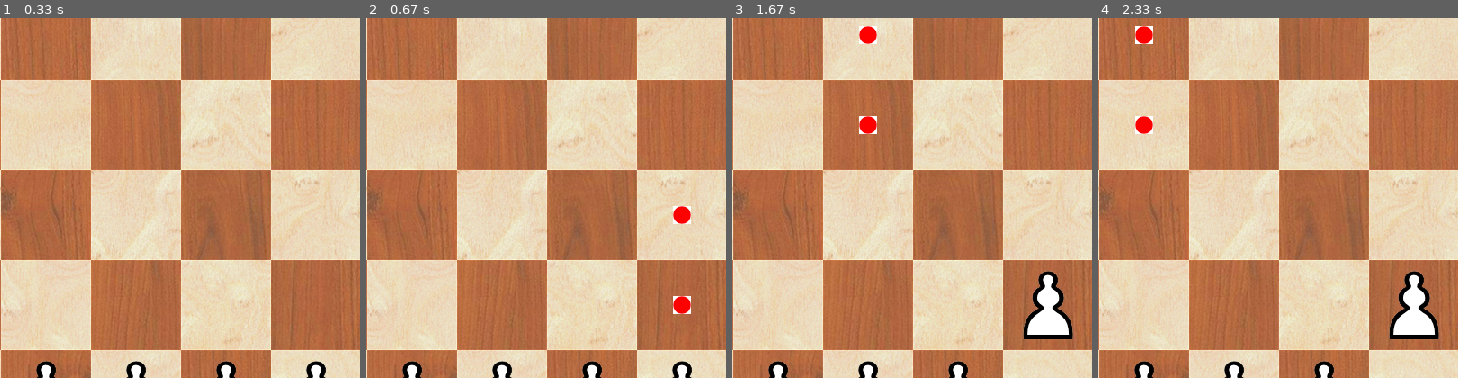
Above: before the commit, frames 1-4 (left to right).
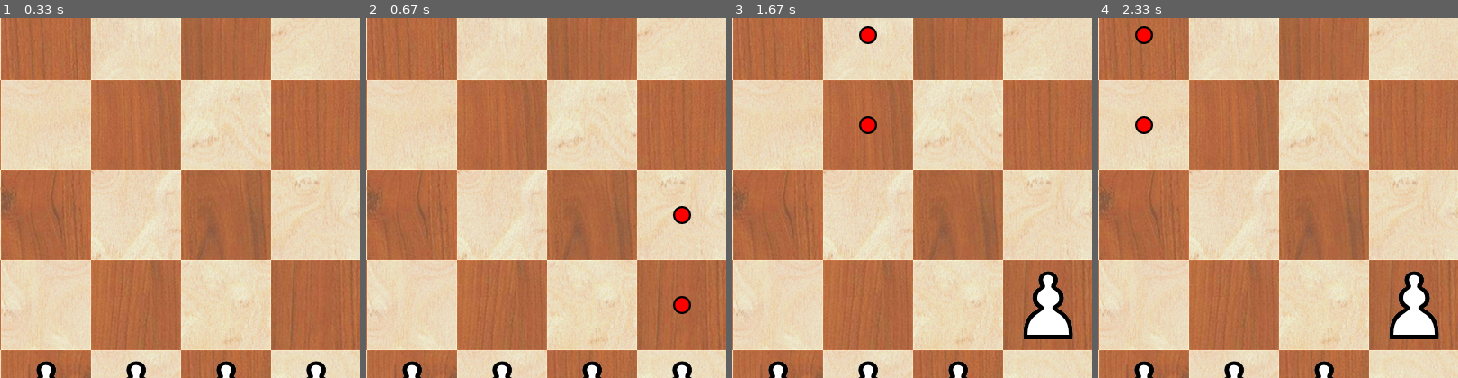
Above: after the commit, the same moments.

Repository: ravi-n4s/chess-pygame
Game: pygame game, started from main.py
Two runs of this game, one before a commit and one after it. Both use one fixed random seed, a clock stepped at 60 frames per second and the inputs below.
Inputs (mouse positions are % of the whole screen's width and height, from its top left):
- Up to frame 1 (0.33 s): no input
- Up to frame 2 (0.67 s): press the mouse at (81, 6) at 0.37 s; move the mouse to (67, 43) at 0.47 s; release the mouse at (53, 80) at 0.6 s
- Up to frame 3 (1.67 s): press the mouse at (44, 6) at 0.7 s; move the mouse to (51, 39) at 0.8 s; release the mouse at (58, 71) at 0.93 s; click (6, 6) at 1.05 s; click (34, 17) at 1.38 s
- Up to frame 4 (2.33 s): press the mouse at (6, 6) at 1.7 s; move the mouse to (39, 19) at 1.8 s; release the mouse at (71, 32) at 1.93 s; press the mouse at (6, 6) at 2.03 s; move the mouse to (13, 11) at 2.13 s; release the mouse at (20, 17) at 2.27 s
The pictures show only the part of the screen within x 12-62%, y 29-79%; the shares and areas given below are measured in that part.

Frame 1 is identical in both runs. In frame 2, 0.3% of the frame differs, in the area x 85-91%, y 52-83%; in frame 3, 0.3%; in frame 4, 0.3%.

Commit message:
added elephant logic, updates init_pos code

Diff:
--- a/Camel.py
+++ b/Camel.py
@@ -2,7 +2,7 @@
 
 
 class Camel(pygame.sprite.Sprite):
-    def __init__(self, color, size, init_pos=None):
+    def __init__(self, color, size, init_pos):
         super(Camel, self).__init__()
         self.color = color
         self.size = size
@@ -11,8 +11,7 @@
         img = pygame.transform.scale(img, (size, size))
         self.surf.blit(img, (0, 0))
         self.rect = self.surf.get_rect()
-        if (init_pos is not None):
-            self.rect.x, self.rect.y = init_pos
+        self.move_to(init_pos)
 
     def get_pos(self):
         return (self.rect.y//self.size, self.rect.x//self.size)
--- a/Elephant.py
+++ b/Elephant.py
@@ -2,7 +2,7 @@
 
 
 class Elephant(pygame.sprite.Sprite):
-    def __init__(self, color, size, init_pos=None):
+    def __init__(self, color, size, init_pos):
         super(Elephant, self).__init__()
         self.color = color
         self.size = size
@@ -11,8 +11,7 @@
         img = pygame.transform.scale(img, (size, size))
         self.surf.blit(img, (0, 0))
         self.rect = self.surf.get_rect()
-        if (init_pos is not None):
-            self.rect.x, self.rect.y = init_pos
+        self.move_to(init_pos)
 
     def get_pos(self):
         return (self.rect.y//self.size, self.rect.x//self.size)
@@ -22,4 +21,38 @@
 
     def get_possible_moves(self, board):
         x, y = self.get_pos()
-        return []
+        moves = []
+        for row in range(x+1, 8):  # down
+            print(row)
+            if board[row][y] == 0:
+                moves.append((row, y))
+            elif board[row][y].color != self.color:
+                moves.append((row, y))
+                break
+            else:
+                break
+        for row in range(x-1, -1, -1):  # up
+            if board[row][y] == 0:
+                moves.append((row, y))
+            elif board[row][y].color != self.color:
+                moves.append((row, y))
+                break
+            else:
+                break
+        for col in range(y-1, -1, -1):  # left
+            if board[x][col] == 0:
+                moves.append((x, col))
+            elif board[x][col].color != self.color:
+                moves.append((x, col))
+                break
+            else:
+                break
+        for col in range(y+1, 8):  # left
+            if board[x][col] == 0:
+                moves.append((x, col))
+            elif board[x][col].color != self.color:
+                moves.append((x, col))
+                break
+            else:
+                break
+        return moves
--- a/Horse.py
+++ b/Horse.py
@@ -2,7 +2,7 @@
 
 
 class Horse(pygame.sprite.Sprite):
-    def __init__(self, color, size, init_pos=None):
+    def __init__(self, color, size, init_pos):
         super(Horse, self).__init__()
         self.color = color
         self.size = size
@@ -11,8 +11,7 @@
         img = pygame.transform.scale(img, (size, size))
         self.surf.blit(img, (0, 0))
         self.rect = self.surf.get_rect()
-        if (init_pos is not None):
-            self.rect.x, self.rect.y = init_pos
+        self.move_to(init_pos)
 
     def get_pos(self):
         return (self.rect.y//self.size, self.rect.x//self.size)
--- a/Move.py
+++ b/Move.py
@@ -1,7 +1,7 @@
 import pygame
 
 class Move(pygame.sprite.Sprite):
-    def __init__(self, size, init_pos=None):
+    def __init__(self, size, init_pos):
         super(Move, self).__init__()
         self.size = size
         self.surf = pygame.Surface((size,size), pygame.SRCALPHA)
@@ -9,8 +9,7 @@
         img = pygame.transform.scale(img, (size, size))
         self.surf.blit(img, (0, 0))
         self.rect = self.surf.get_rect()
-        if (init_pos is not None):
-            self.rect.x, self.rect.y = init_pos
+        self.rect.x, self.rect.y = init_pos[1]*self.size, init_pos[0]*self.size
 
     def get_pos(self):
         return (self.rect.y//self.size, self.rect.x//self.size)
--- a/Soldier.py
+++ b/Soldier.py
@@ -7,12 +7,12 @@
         super(Soldier, self).__init__()
         self.color = color
         self.size = size
-        self.surf = pygame.Surface((100, 100), pygame.SRCALPHA)
+        self.surf = pygame.Surface((size, size), pygame.SRCALPHA)
         img = pygame.image.load(f"assets/{self.color}_soldier.png")
         img = pygame.transform.scale(img, (size, size))
         self.surf.blit(img, (0, 0))
         self.rect = self.surf.get_rect()
-        self.rect.x, self.rect.y = init_pos
+        self.move_to(init_pos)
 
     def get_pos(self):
         return (self.rect.y//self.size, self.rect.x//self.size)
@@ -41,5 +41,4 @@
                 moves.append((x-1, y-1))
             if y != 7 and board[x-1][y+1] != 0 and (board[x-1][y+1]).color != self.color:
                 moves.append((x-1, y+1))
-        print(moves)
         return moves
--- a/main.py
+++ b/main.py
@@ -7,8 +7,6 @@
 from Horse import Horse
 from Soldier import Soldier
 from Move import Move
-from tkinter import *
-from tkinter import messagebox
 
 
 pygame.init()
@@ -18,24 +16,24 @@
 screen = pygame.display.set_mode([SCREEN_SIZE, SCREEN_SIZE])
 running = True
 bg_img = pygame.transform.scale(pygame.image.load("assets/board.png"), (SCREEN_SIZE, SCREEN_SIZE))
-move_indicator = pygame.transform.scale(pygame.image.load("assets/move.png"), (ICON_SIZE, ICON_SIZE))
+move_indicator = pygame.transform.scale(pygame.image.load("assets/move.png"), (SCREEN_SIZE, SCREEN_SIZE))
 
 Board = [ #initialize board
-    [Elephant("black", ICON_SIZE, (0, 0)), Horse("black", ICON_SIZE, (ICON_SIZE, 0)), Camel("black", ICON_SIZE, (2*ICON_SIZE, 0)), Queen("black", ICON_SIZE),
-     King("black", ICON_SIZE), Camel("black", ICON_SIZE, (5*ICON_SIZE, 0)), Horse("black", ICON_SIZE, (6*ICON_SIZE, 0)), Elephant("black", ICON_SIZE, (7*ICON_SIZE, 0))],
-    [Soldier("black", ICON_SIZE, (0, ICON_SIZE)), Soldier("black", ICON_SIZE, (ICON_SIZE, ICON_SIZE)), Soldier("black", ICON_SIZE, (2*ICON_SIZE, ICON_SIZE)), Soldier("black", ICON_SIZE, (3*ICON_SIZE, ICON_SIZE)),
-     Soldier("black", ICON_SIZE, (4*ICON_SIZE, ICON_SIZE)), Soldier("black", ICON_SIZE, (5*ICON_SIZE, ICON_SIZE)), Soldier("black", ICON_SIZE, (6*ICON_SIZE, ICON_SIZE)), Soldier("black", ICON_SIZE, (7*ICON_SIZE, ICON_SIZE))],
+    [Elephant("black", ICON_SIZE, (0, 0)), Horse("black", ICON_SIZE, (0,1)), Camel("black", ICON_SIZE, (0,2)), Queen("black", ICON_SIZE),
+     King("black", ICON_SIZE), Camel("black", ICON_SIZE, (0,5)), Horse("black", ICON_SIZE, (0,6)), Elephant("black", ICON_SIZE, (0,7))],
+    [Soldier("black", ICON_SIZE, (1,0)), Soldier("black", ICON_SIZE, (1,1)), Soldier("black", ICON_SIZE, (1,2)), Soldier("black", ICON_SIZE, (1,3)),
+     Soldier("black", ICON_SIZE, (1,4)), Soldier("black", ICON_SIZE, (1,5)), Soldier("black", ICON_SIZE, (1,6)), Soldier("black", ICON_SIZE, (1,7))],
     [0, 0, 0, 0, 0, 0, 0, 0],
     [0, 0, 0, 0, 0, 0, 0, 0],
     [0, 0, 0, 0, 0, 0, 0, 0],
     [0, 0, 0, 0, 0, 0, 0, 0],
-    [Soldier("white", ICON_SIZE, (0, 6*ICON_SIZE)), Soldier("white", ICON_SIZE, (ICON_SIZE, 6*ICON_SIZE)), Soldier("white", ICON_SIZE, (2*ICON_SIZE, 6*ICON_SIZE)), Soldier("white", ICON_SIZE, (3*ICON_SIZE, 6*ICON_SIZE)),
-     Soldier("white", ICON_SIZE, (4*ICON_SIZE, 6*ICON_SIZE)), Soldier("white", ICON_SIZE, (5*ICON_SIZE, 6*ICON_SIZE)), Soldier("white", ICON_SIZE, (6*ICON_SIZE, 6*ICON_SIZE)), Soldier("white", ICON_SIZE, (7*ICON_SIZE, 6*ICON_SIZE))],
-    [Elephant("white", ICON_SIZE, (0, 7*ICON_SIZE)), Horse("white", ICON_SIZE, (ICON_SIZE, 7*ICON_SIZE)), Camel("white", ICON_SIZE, (2*ICON_SIZE, 7*ICON_SIZE)), Queen("white", ICON_SIZE),
-     King("white", ICON_SIZE), Camel("white", ICON_SIZE, (5*ICON_SIZE, 7*ICON_SIZE)), Horse("white", ICON_SIZE, (6*ICON_SIZE, 7*ICON_SIZE)), Elephant("white", ICON_SIZE, (7*ICON_SIZE, 7*ICON_SIZE))]
+    [Soldier("white", ICON_SIZE, (6, 0)), Soldier("white", ICON_SIZE, (6,1)), Soldier("white", ICON_SIZE, (6,2)), Soldier("white", ICON_SIZE, (6,3)),
+     Soldier("white", ICON_SIZE, (6,4)), Soldier("white", ICON_SIZE, (6,5)), Soldier("white", ICON_SIZE, (6,6)), Soldier("white", ICON_SIZE, (6,7))],
+    [Elephant("white", ICON_SIZE, (7,0)), Horse("white", ICON_SIZE, (7,1)), Camel("white", ICON_SIZE, (7,2)), Queen("white", ICON_SIZE),
+     King("white", ICON_SIZE), Camel("white", ICON_SIZE, (7,5)), Horse("white", ICON_SIZE, (7,6)), Elephant("white", ICON_SIZE, (7,7))]
 ]
 
-mouse_click = (-1,-1)
+mouse_click = (-1, -1)
 possible_moves = []
 next_move = "white"
 clicked_coin = (-1,-1)
@@ -57,11 +55,9 @@
                 continue
             screen.blit(piece.surf, piece.rect) #display piece
             if mouse_click[0] != -1 and piece.rect.collidepoint(mouse_click) and piece.color == next_move: #if clicked on sprite
-                possible_moves = [] #clear possible moves
                 clicked_coin = piece.get_pos() #save clicked coin position
-                for row, col in piece.get_possible_moves(Board):
-                    possible_moves.append(Move(ICON_SIZE, (col*ICON_SIZE, row*ICON_SIZE)))  #append move sprite to all possible_moves
-                mouse_click = (-1,-1) #reset mouseclick status after clicking on sprite
+                possible_moves = [Move(ICON_SIZE, move) for move in piece.get_possible_moves(Board)] #append move sprite to all possible_moves
+                mouse_click = (-1, -1) #reset mouseclick status after clicking on sprite
 
     if mouse_click[0] != -1: #if not clicked on sprite
         for move in possible_moves:
@@ -78,11 +74,11 @@
                 Board[clicked_coin[0]][clicked_coin[1]] = 0 #make old position as empty
 
                 next_move = "white" if next_move == "black" else "black"
-                mouse_click = (-1,-1) #reset mouseclick status after moving
+                mouse_click = (-1, -1) #reset mouseclick status after moving
         #if clicked anywhere else
         possible_moves = []
         clicked_coin = None
-        mouse_click = (-1,-1)
+        mouse_click = (-1, -1)
 
     for move in possible_moves:
         screen.blit(move.surf, move.rect)
Not shown, changed: README.md
Binary file changed: assets/move.png
